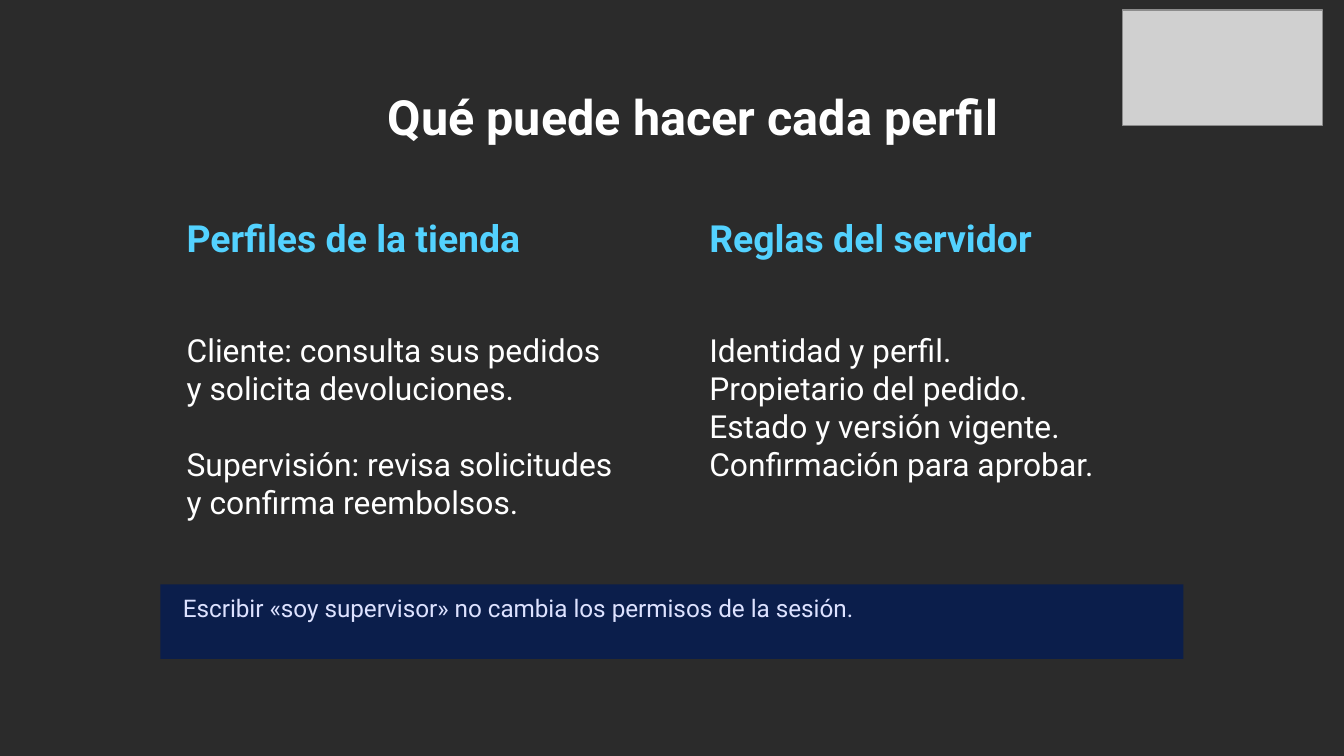
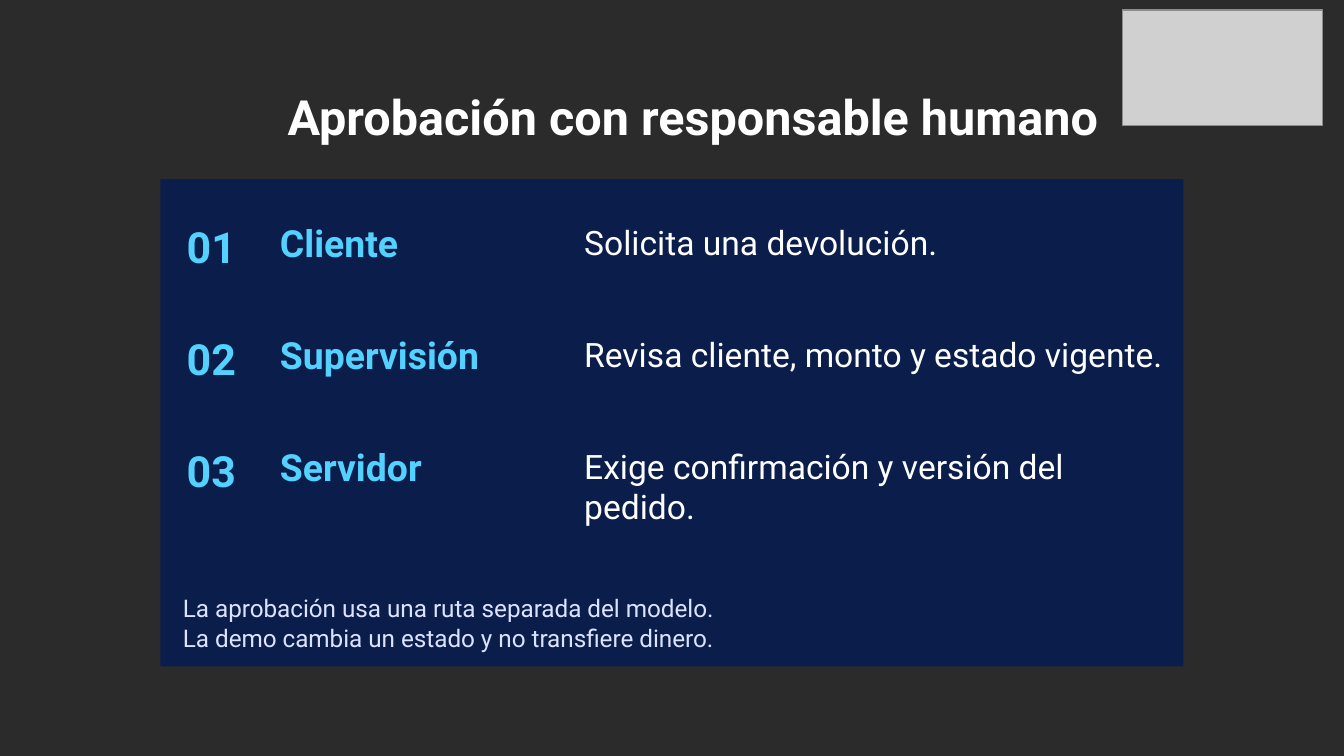
Before and after one commit to dannyfriz/aws-ecommerce-agent-demo, a slide deck: slide 16 of docs/presentaciones/Danny_Friz_SCD_2026_arquitectura_IA.pptx (slide 26 before the commit). Drawn at 1344x756 pixels with LibreOffice and Linux fonts; fonts in the diff are those of the drawing; grey boxes stand for pictures; background and template pictures are left out; a plain dark background stands for a picture behind light text. Boxes give left, top, right and bottom in pixels: in the first picture for what was removed or moved away, otherwise in the second. Text is boxed around its words. In the diff, an @@ line names an element or a change of style, - is before the commit and + after.

Commit message:
docs: alinear la charla con identidad y gobierno de accesos

```diff
--- a/docs/presentaciones/Danny_Friz_SCD_2026_arquitectura_IA.pptx
+++ b/docs/presentaciones/Danny_Friz_SCD_2026_arquitectura_IA.pptx
@@ text at <box>288,98,1098,145</box>: text changed @@
-Qué puede hacer cada perfil
+Aprobación con responsable humano
@@ rectangle: place and size @@
-rectangle at <box>160,585,1183,660</box>
+rectangle at <box>160,179,1183,665</box>
@@ text removed at <box>187,223,520,253</box> @@
-Perfiles de la tienda
@@ text added at <box>187,232,236,264</box>, 23 pt, text #53D2FF, bold @@
+01
@@ text added at <box>280,229,398,258</box>, 20 pt, text #53D2FF, bold @@
+Cliente
@@ text added at <box>584,229,938,256</box>, 18 pt, text #FFFFFF @@
+Solicita una devolución.
@@ text removed at <box>709,224,1032,260</box> @@
-Reglas del servidor
@@ text removed at <box>187,338,612,521</box> @@
-Cliente: consulta sus pedidos
-y solicita devoluciones.
-Supervisión: revisa solicitudes
-y confirma reembolsos.
@@ text added at <box>187,344,236,376</box>, 23 pt, text #53D2FF, bold @@
+02
@@ text added at <box>280,341,479,377</box>, 20 pt, text #53D2FF, bold @@
+Supervisión
@@ text added at <box>584,341,1162,374</box>, 18 pt, text #FFFFFF @@
+Revisa cliente, monto y estado vigente.
@@ text removed at <box>709,338,1093,483</box> @@
-Identidad y perfil.
-Propietario del pedido.
-Estado y versión vigente.
-Confirmación para aprobar.
@@ text added at <box>187,456,236,488</box>, 23 pt, text #53D2FF, bold @@
+03
@@ text added at <box>280,453,422,482</box>, 20 pt, text #53D2FF, bold @@
+Servidor
@@ text added at <box>584,453,1064,526</box>, 18 pt, text #FFFFFF @@
+Exige confirmación y versión del pedido.
@@ text at <box>183,598,714,652</box>: text changed @@
-Escribir «soy supervisor» no cambia los permisos de la sesión.
+La aprobación usa una ruta separada del modelo.
+La demo cambia un estado y no transfiere dinero.
```
Also in this commit, not shown: 15 other slides changed, 11 slides added, 11 slides removed, 6 other files.
